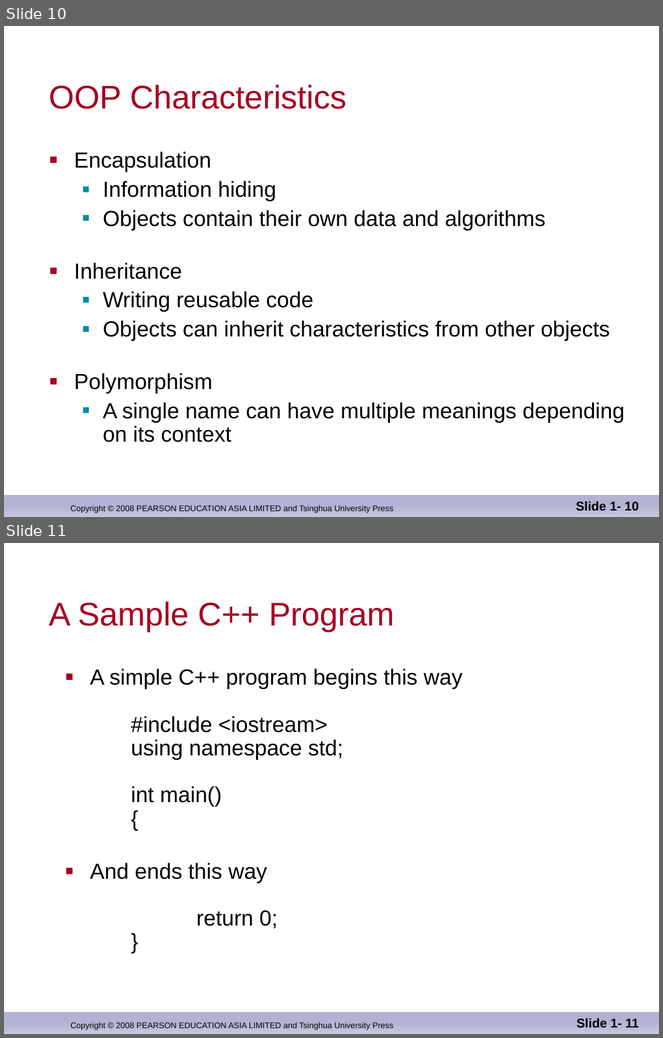
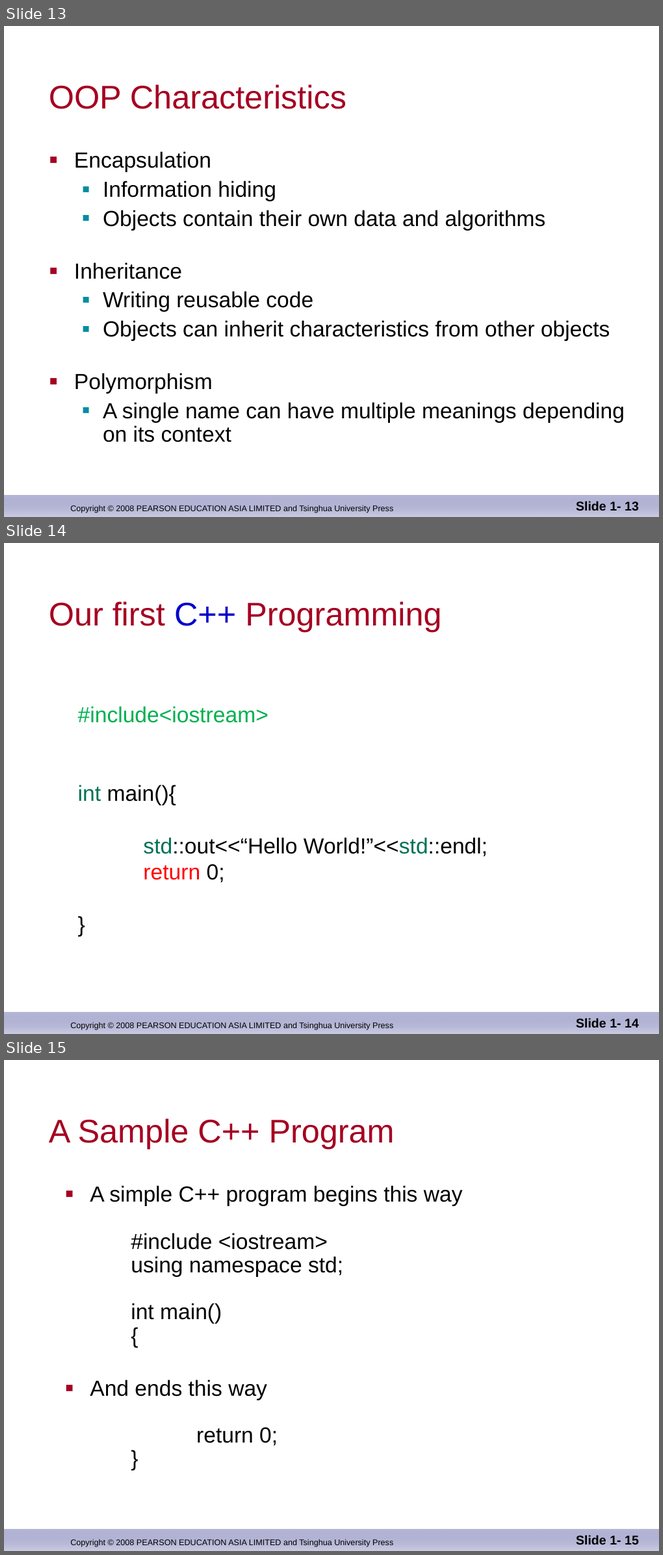
Before and after one commit to djuanbei/CPLUSPLUS, a slide deck: ppt/ch_01.ppt. Shown one above the other, each under a label of ours: slides 10 and 11 before the commit, slides 13, 14 and 15 after it. The pictures are 663x1038 and 663x1555 pixels, drawn with LibreOffice and Linux fonts; fonts in the diff are those of the drawing; background and template pictures are left out. Boxes give left, top, right and bottom in pixels: in the first picture for what was removed or moved away, otherwise in the second. Text is boxed around its words. In the diff, an @@ line names an element or a change of style, - is before the commit and + after.

Commit message:
ok

```diff
--- a/ppt/ch_01.ppt
+++ b/ppt/ch_01.ppt
@@ slide 14 added at bbox=[4, 543, 659, 1034], background #FFFFFF; not listed: 2 template elements that a slide beside it also shows @@
@@ title added at bbox=[49, 601, 441, 632], 36 pt, text #A50021 @@
+Our first C++ Programming
@@ text added at bbox=[78, 706, 488, 883], 24 pt, text #000000 @@
+#include<iostream>
+int main(){
+std::out<<“Hello World!”<<std::endl;
+return 0;
+}
@@ page number added at bbox=[576, 1018, 639, 1028], 14 pt, text #000000, bold @@
+Slide 1- 14
@@ what was slide 10 is now slide 13 @@
@@ page number at bbox=[576, 501, 639, 511]: text changed @@
-Slide 1- 10
+Slide 1- 13
@@ what was slide 11 is now slide 15 @@
@@ page number at bbox=[576, 1535, 639, 1545]: text changed @@
-Slide 1- 11
+Slide 1- 15
```
Also in this commit, not shown: 3 other slides added, 1 slide removed.
